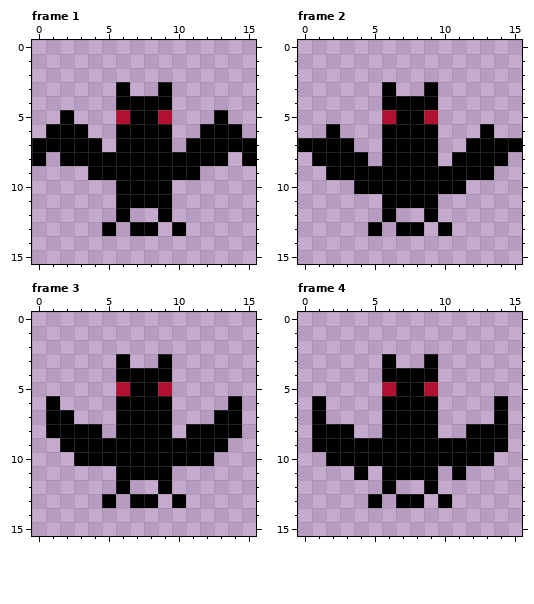
File history of a pixel-art file, Sprites/bat.aseprite. The picture above was drawn from the file before the commit.
16x16 pixels, 12 frames. Shown: frame 1, frame 2, frame 3, frame 4. The commit also changed other frames, which this record leaves out.
The same view after the edit:
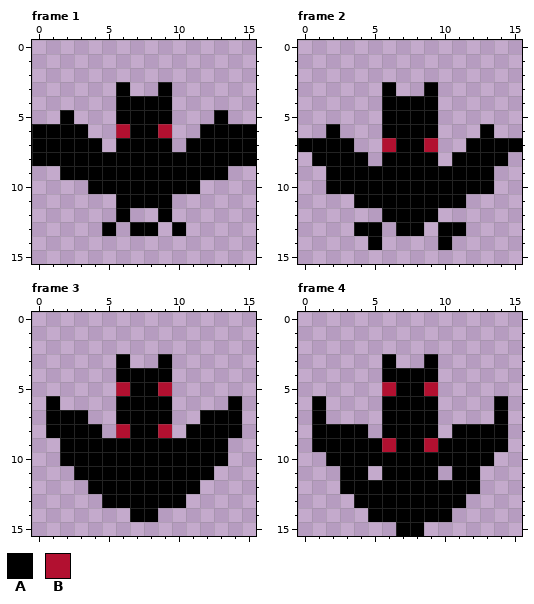
Palette (. is transparent): A #000000  B #b21030
Difference:
layer "Layer 2" added
Frame 1, layer "Layer 2":
y 5: x 6 B -> A; x 9 B -> A
y 6: x 0 . -> A; x 6 A -> B; x 9 A -> B; x 15 . -> A
y 8: x 1 . -> A; x 14 . -> A
y 9: x 2..3 .. -> AA; x 12..13 .. -> AA
y 10: x 4..5 .. -> AA; x 10..11 .. -> AA
Frame 2, layer "Layer 2":
y 5: x 6 B -> A; x 9 B -> A
y 7: x 6 A -> B; x 9 A -> B
y 10: x 2..3 .. -> AA; x 12..13 .. -> AA
y 11: x 4..5 .. -> AA; x 10..11 .. -> AA
y 12: x 7..8 .. -> AA
y 13: x 4 . -> A; x 11 . -> A
y 14: x 5 . -> A; x 10 . -> A
Frame 3, layer "Layer 2":
y 7: x 3 . -> A; x 12 . -> A
y 8: x 6 A -> B; x 9 A -> B
y 10: x 2 . -> A; x 13 . -> A
y 11: x 3..5 ... -> AAA; x 10..12 ... -> AAA
y 12: x 4..5 .. -> AA; x 7..8 .. -> AA; x 10..11 .. -> AA
y 13: x 6 . -> A; x 9 . -> A
y 14: x 7..8 .. -> AA
Frame 4, layer "Layer 2":
y 8: x 4 . -> A; x 11 . -> A
y 9: x 6 A -> B; x 9 A -> B
y 11: x 3 . -> A; x 12 . -> A
y 12: x 3..5 ... -> AAA; x 7..8 .. -> AA; x 10..12 ... -> AAA
y 13: x 4 . -> A; x 6 . -> A; x 9 . -> A; x 11 . -> A
y 14: x 5..10 ...... -> AAAAAA
y 15: x 7..8 .. -> AA
Where, in picture pixels (left, top, right, bottom), the same in both pictures:
changed: (32, 110, 256, 194)
changed: (326, 110, 494, 250)
changed: (60, 410, 228, 522)
changed: (340, 424, 480, 536)
